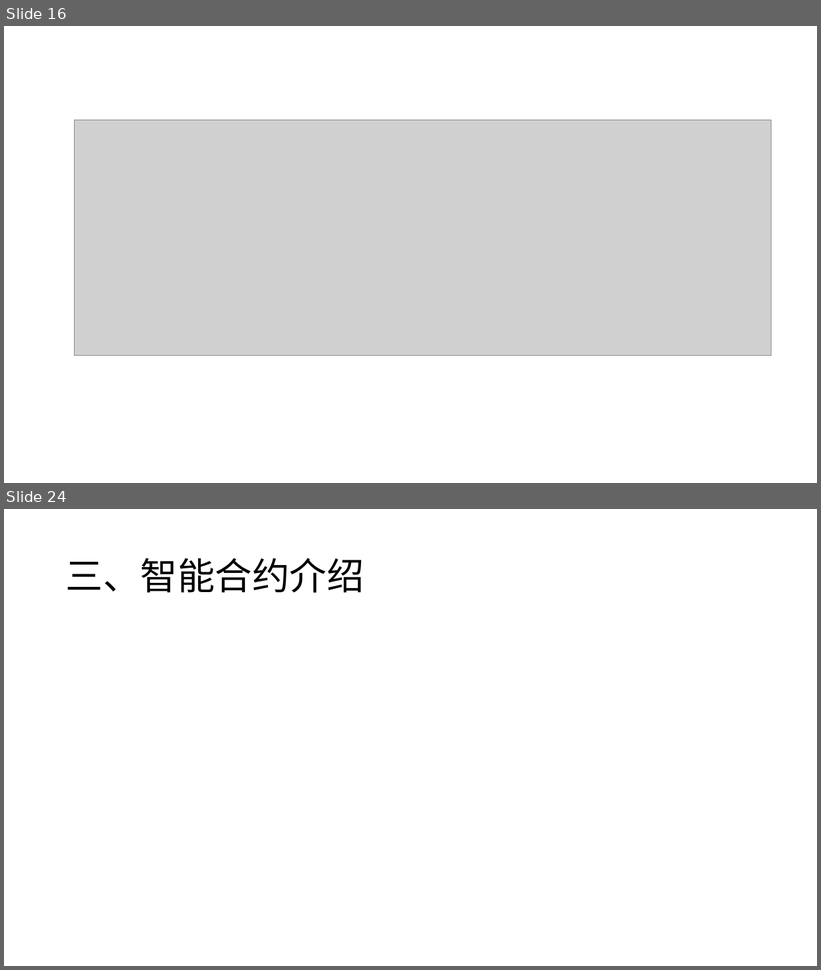
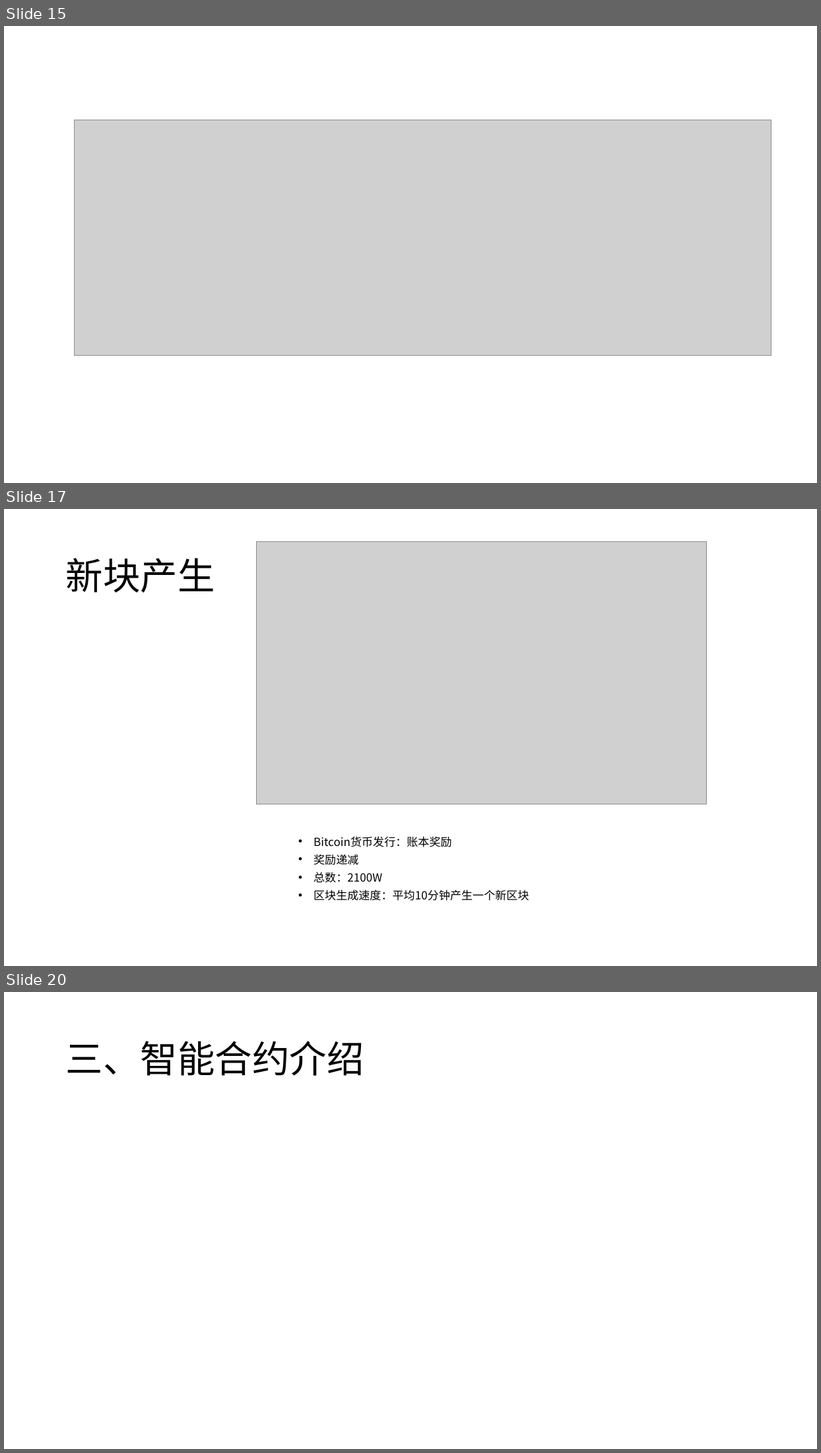
Before and after one commit to tdmm/blockchainppt, a slide deck: blockchain_intrduce.pptx. Shown one above the other, each under a label of ours: slides 16 and 24 before the commit, slides 15, 17 and 20 after it; the slides between them are not shown. The pictures are 821x970 and 821x1453 pixels, drawn with LibreOffice and Linux fonts; fonts in the diff are those of the drawing; grey boxes stand for pictures. Boxes give left, top, right and bottom in pixels: in the first picture for what was removed or moved away, otherwise in the second. Text is boxed around its words. In the diff, an @@ line names an element or a change of style, - is before the commit and + after.

```diff
--- a/blockchain_intrduce.pptx
+++ b/blockchain_intrduce.pptx
@@ slide 17 added at [4,509,817,966], background #FFFFFF @@
@@ picture added at [257,541,707,804] @@
@@ title added at [66,558,215,593], 44 pt, text #000000 @@
+新块产生
@@ text added at [314,836,529,901], 13.3 pt, text #000000 @@
+• Bitcoin货币发行：账本奖励
+• 奖励递减
+• 总数：2100W
+• 区块生成速度：平均10分钟产生一个新区块
@@ what was slide 16 is now slide 15 @@
@@ what was slide 24 is now slide 20 @@
```
Also in this commit, not shown: 7 slides changed, 10 other slides added, 11 slides removed.
